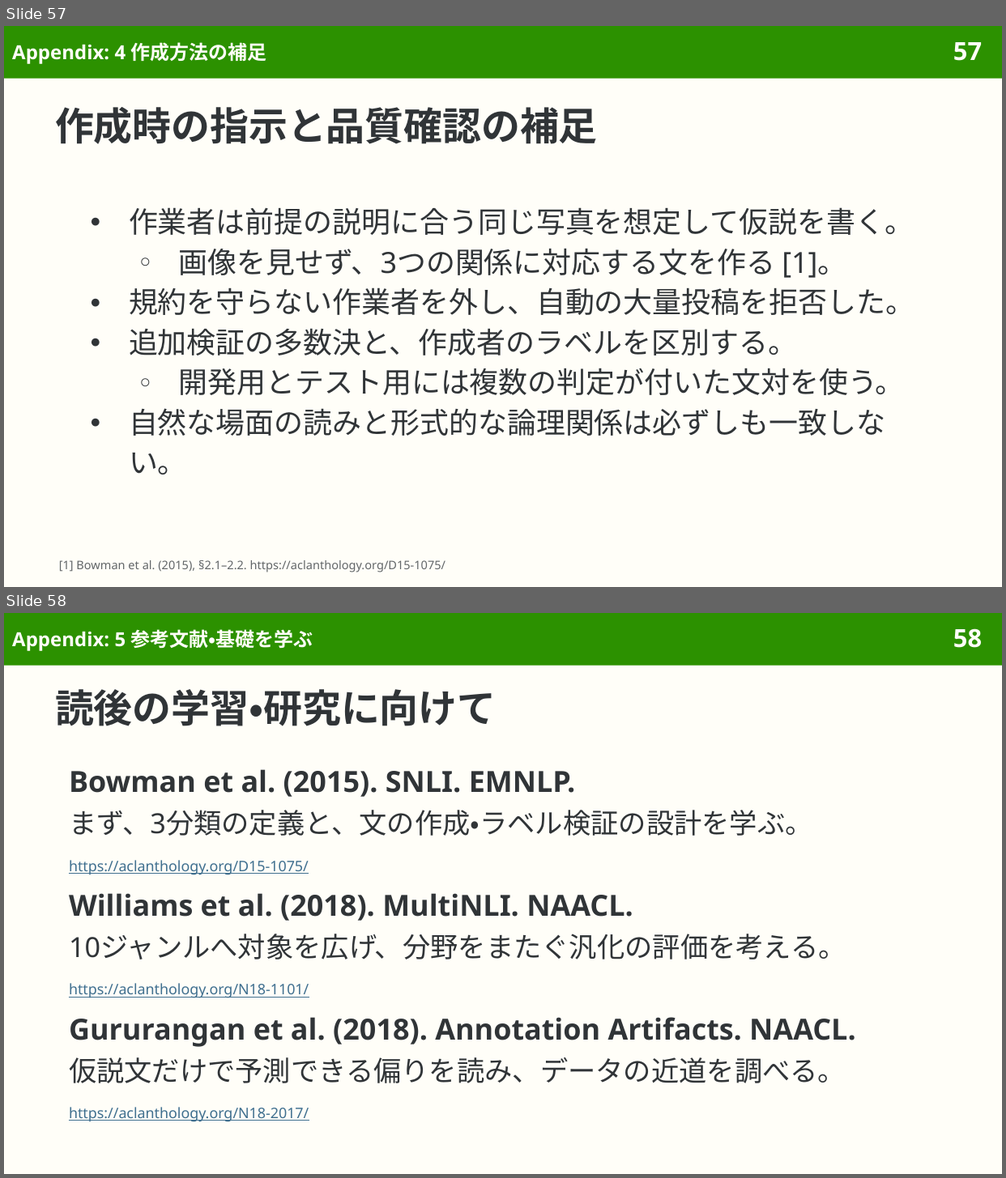
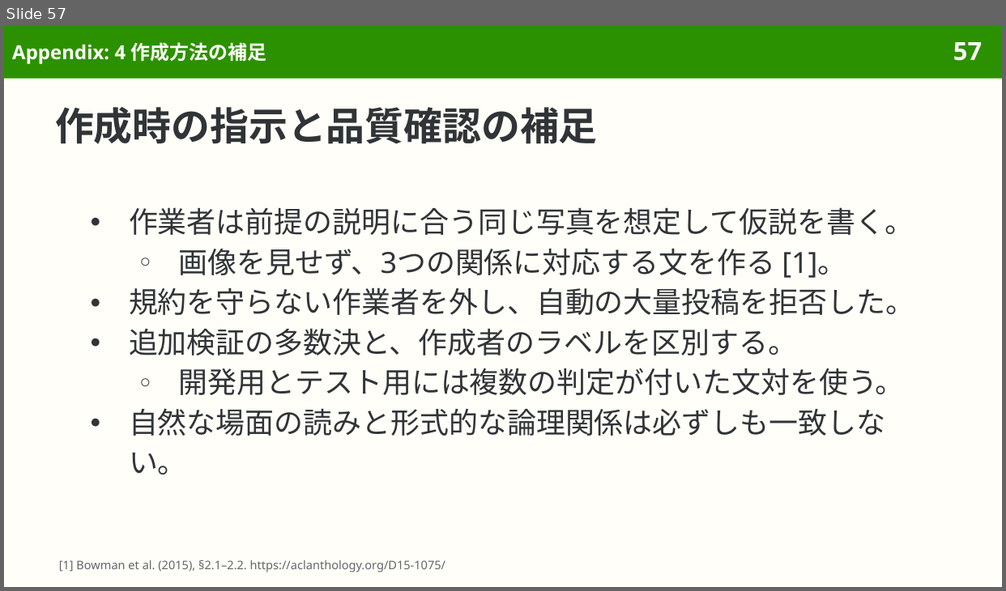
Before and after one commit to sasakiy84/datasets-in-10-minutes, a slide deck: slides/datasets-in-10-minutes-snli.pptx. Shown one above the other, each under a label of ours: slides 57 and 58 before the commit, slide 57 after it. The pictures are 1006x1178 and 1006x591 pixels, drawn with LibreOffice and Linux fonts; fonts in the diff are those of the drawing. Boxes give left, top, right and bottom in pixels: in the first picture for what was removed or moved away, otherwise in the second. Text is boxed around its words. In the diff, an @@ line names an element or a change of style, - is before the commit and + after.

```diff
--- a/slides/datasets-in-10-minutes-snli.pptx
+++ b/slides/datasets-in-10-minutes-snli.pptx
@@ slide 58 removed at (4,613,1002,1174), background #FFFEF8; not listed: 2 template elements that a slide beside it also shows @@
@@ title removed at (12,629,313,651) @@
-Appendix: 5 参考文献・基礎を学ぶ
@@ title removed at (55,689,496,726) @@
-読後の学習・研究に向けて
@@ text removed at (69,769,576,797) @@
-Bowman et al. (2015). SNLI. EMNLP.
@@ text removed at (69,810,813,836) @@
-まず、3分類の定義と、文の作成・ラベル検証の設計を学ぶ。
@@ text removed at (69,860,309,875) @@
-https://aclanthology.org/D15-1075/
@@ text removed at (69,893,633,921) @@
-Williams et al. (2018). MultiNLI. NAACL.
@@ text removed at (69,934,846,960) @@
-10ジャンルへ対象を広げ、分野をまたぐ汎化の評価を考える。
@@ text removed at (69,983,309,999) @@
-https://aclanthology.org/N18-1101/
@@ text removed at (69,1017,856,1047) @@
-Gururangan et al. (2018). Annotation Artifacts. NAACL.
@@ text removed at (69,1058,846,1084) @@
-仮説文だけで予測できる偏りを読み、データの近道を調べる。
@@ text removed at (69,1107,309,1122) @@
-https://aclanthology.org/N18-2017/
```
Also in this commit, not shown: 7 slides added, 2 other slides removed, 10 other files.
